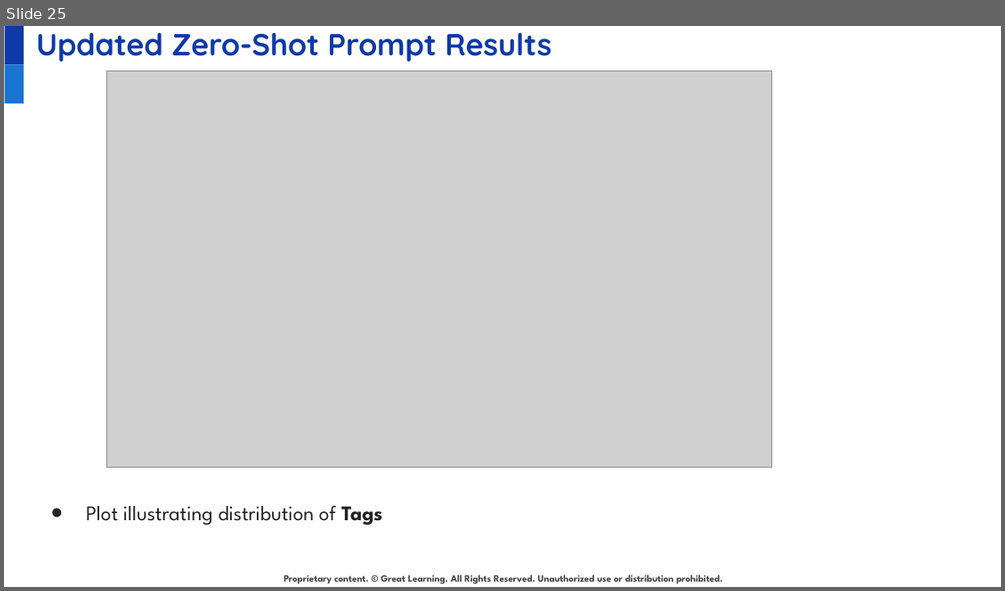
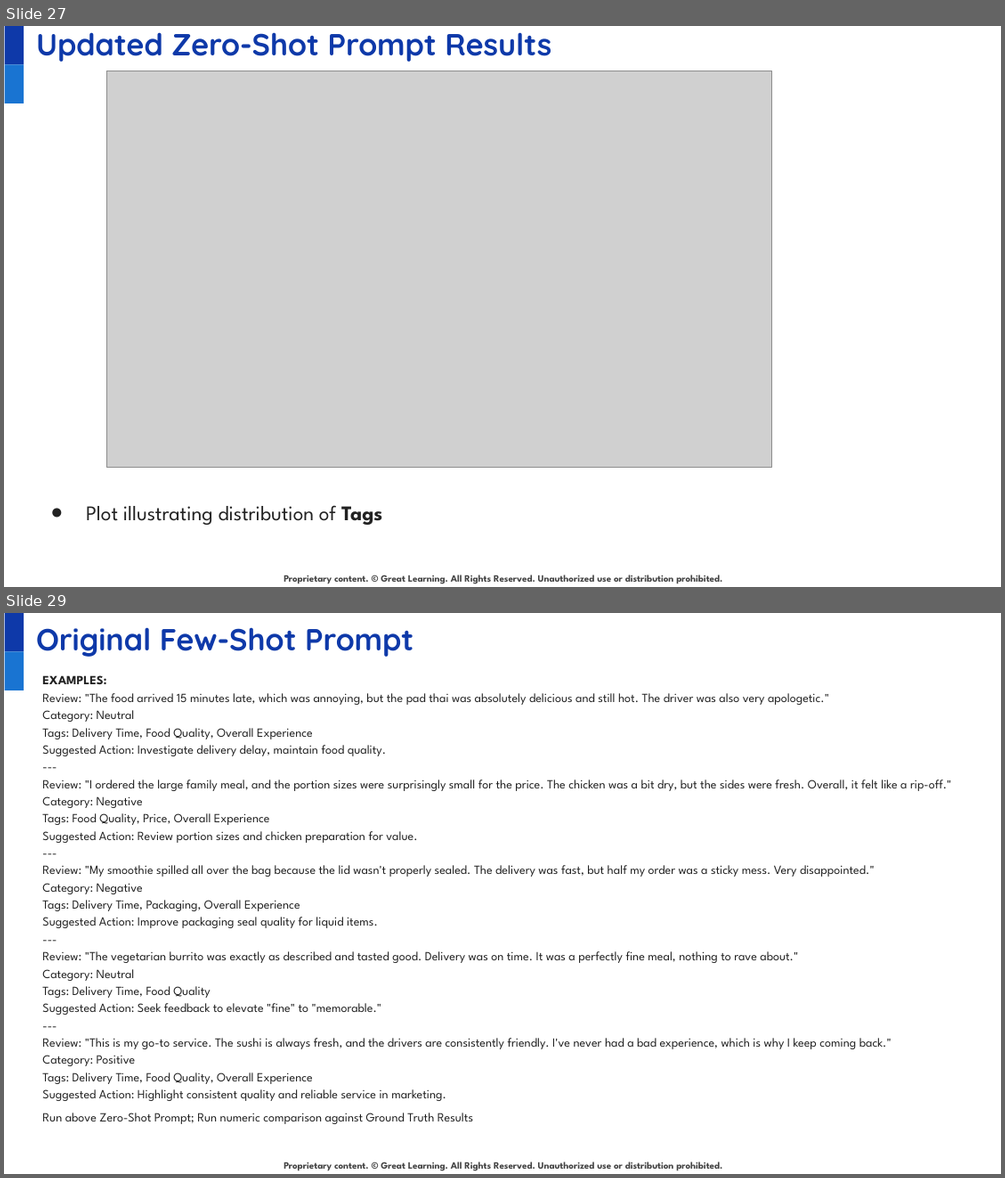
Before and after one commit to juanbucz/GreatLearning-TermProjects, a slide deck: GenAI-Powered Food Delivery Sentiment Analysis/Project Presentation - Business Applications of GenAI - John Buczkowski.pptx. Shown one above the other, each under a label of ours: slide 25 before the commit, slides 27 and 29 after it; the slides between them are not shown. The pictures are 1005x591 and 1005x1178 pixels, drawn with LibreOffice and Linux fonts; fonts in the diff are those of the drawing; grey boxes stand for pictures; background and template pictures are left out. Boxes give left, top, right and bottom in pixels: in the first picture for what was removed or moved away, otherwise in the second. Text is boxed around its words. In the diff, an @@ line names an element or a change of style, - is before the commit and + after.

Commit message:
GenAI - Food Delivery Sentiment Analysis - Few-Shot Prompt models and analysis.

```diff
--- a/GenAI-Powered Food Delivery Sentiment Analysis/Project Presentation - Business Applications of GenAI - John Buczkowski.pptx
+++ b/GenAI-Powered Food Delivery Sentiment Analysis/Project Presentation - Business Applications of GenAI - John Buczkowski.pptx
@@ slide 29 added at [4,613,1001,1174], background #FFFFFF; not listed: 3 template elements that a slide beside it also shows @@
@@ title added at [36,627,413,657], 22 pt, text #0E39A9, bold @@
+Original Few-Shot Prompt
@@ text added at [42,675,951,1124], 9 pt, text #222222 @@
+EXAMPLES:
+Review: "The food arrived 15 minutes late, which was annoying, but the pad thai was absolutely delicious and still hot. The driver was also very apologetic."
+Category: Neutral
+Tags: Delivery Time, Food Quality, Overall Experience
+Suggested Action: Investigate delivery delay, maintain food quality.
+---
+Review: "I ordered the large family meal, and the portion sizes were surprisingly small for the price. The chicken was a bit dry, but the sides were fresh. Overall, it felt like a rip-off."
+Category: Negative
+Tags: Food Quality, Price, Overall Experience
+Suggested Action: Review portion sizes and chicken preparation for value.
+---
+Review: "My smoothie spilled all over the bag because the lid wasn't properly sealed. The delivery was fast, but half my order was a sticky mess. Very disappointed."
+Category: Negative
+Tags: Delivery Time, Packaging, Overall Experience
+Suggested Action: Improve packaging seal quality for liquid items.
+---
+Review: "The vegetarian burrito was exactly as described and tasted good. Delivery was on time. It was a perfectly fine meal, nothing to rave about."
+Category: Neutral
+Tags: Delivery Time, Food Quality
+Suggested Action: Seek feedback to elevate "fine" to "memorable."
+---
+Review: "This is my go-to service. The sushi is always fresh, and the drivers are consistently friendly. I've never had a bad experience, which is why I keep coming back."
+Category: Positive
+Tags: Delivery Time, Food Quality, Overall Experience
+Suggested Action: Highlight consistent quality and reliable service in marketing.
+Run above Zero-Shot Prompt; Run numeric comparison against Ground Truth Results
@@ what was slide 25 is now slide 27 @@
```
Also in this commit, not shown: 3 slides changed, 17 other slides added, 3 slides removed, 3 other files.
